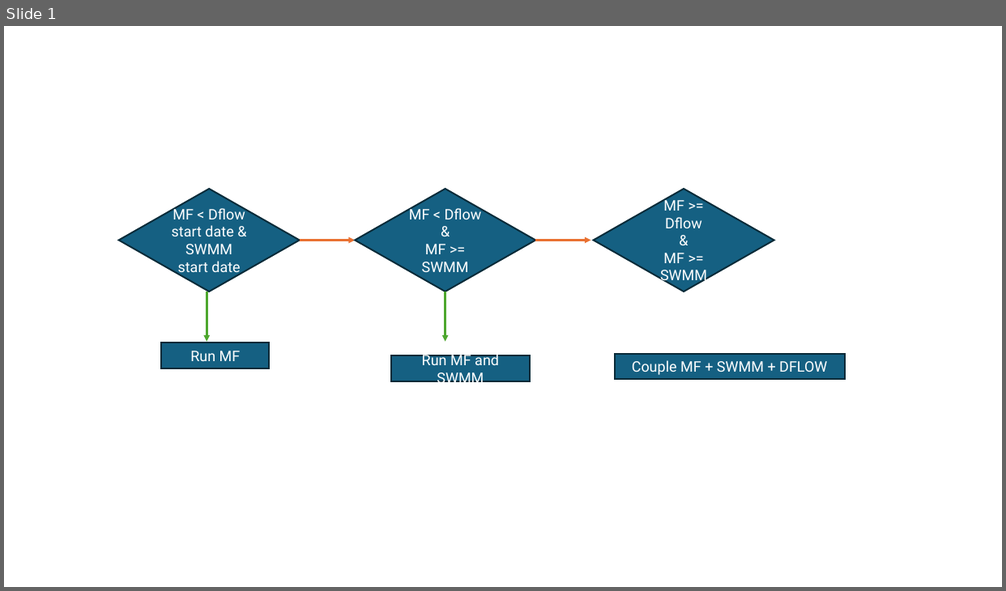
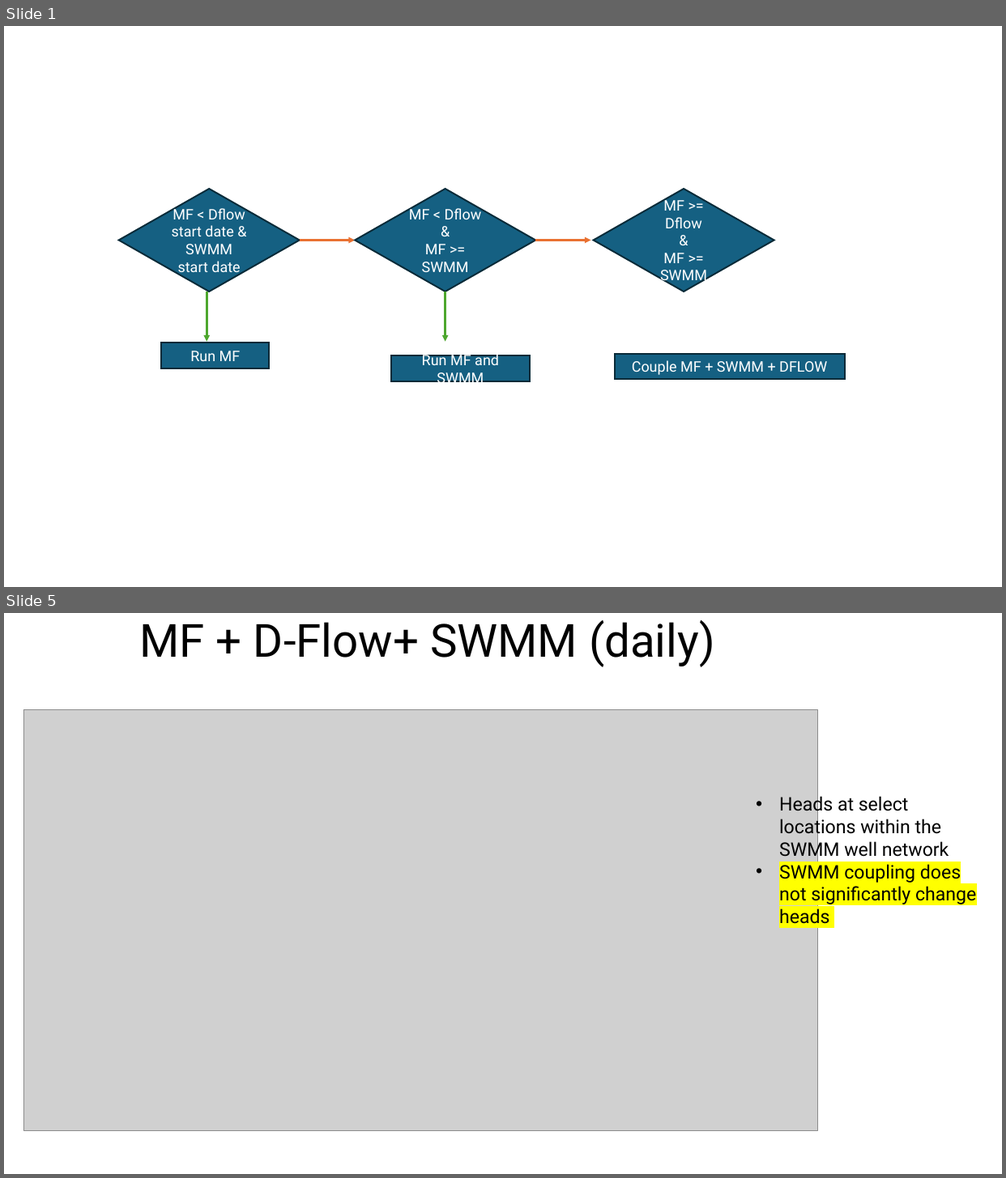
Before and after one commit to b-bayraktar/CF_PJ_modelarchive, a slide deck: notebooks-PJ/coupling.pptx. Shown one above the other, each under a label of ours: slide 1 before the commit, slides 1 and 5 after it; the slides between them are not shown. The pictures are 1006x591 and 1006x1178 pixels, drawn with LibreOffice and Linux fonts; fonts in the diff are those of the drawing; grey boxes stand for pictures. Boxes give left, top, right and bottom in pixels: in the first picture for what was removed or moved away, otherwise in the second. Text is boxed around its words. In the diff, an @@ line names an element or a change of style, - is before the commit and + after.

```diff
--- a/notebooks-PJ/coupling.pptx
+++ b/notebooks-PJ/coupling.pptx
@@ slide 5 added at box(4, 613, 1002, 1174), background #FFFFFF @@
@@ text added at box(140, 620, 715, 667), 44 pt, text #000000 @@
+MF + D-Flow+ SWMM (daily)
@@ picture added at box(24, 709, 818, 1131) @@
@@ text added at box(779, 794, 976, 924), 18 pt, text #000000 @@
+• Heads at select locations within the SWMM well network
+• SWMM coupling does not significantly change heads
```
Also in this commit, not shown: 2 slides changed, 7 other slides added, 2 slides removed, 25 other files.
